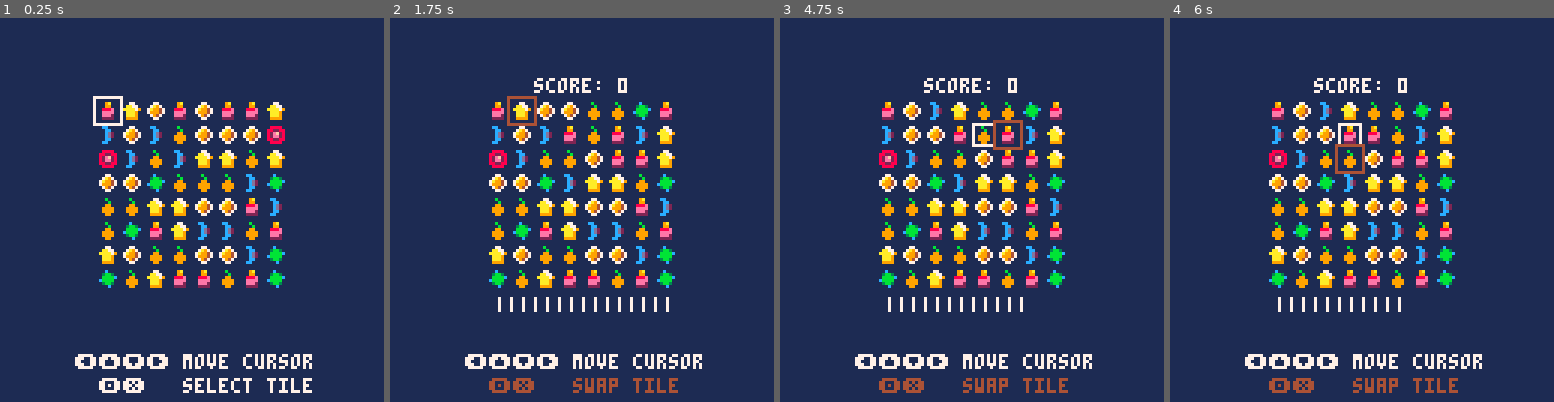
Above: before the commit, frames 1-4 (left to right).
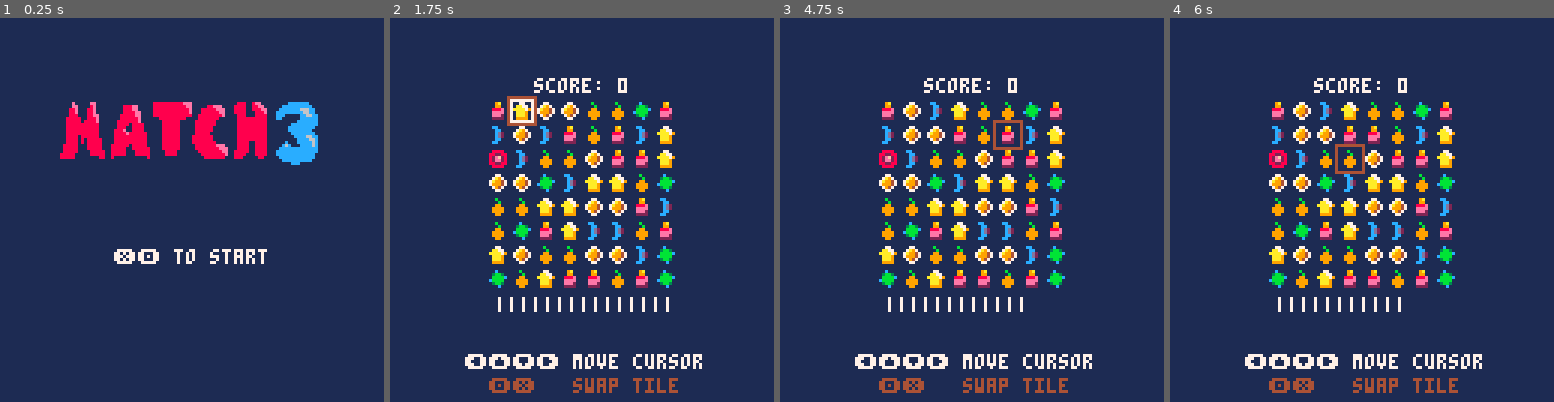
Above: after the commit, the same moments.

Repository: cbrwn/pico8carts
Game: PICO-8 cartridge match3.p8
Same seed, same stepped clock (60 frames per second), same inputs: the game is played once before the commit and once after it.
Inputs:
- Up to frame 1 (0.25 s): no input
- Up to frame 2 (1.75 s): tap X (X key) at 0.33, 1.07 s; tap O (Z key) at 0.7, 1.7 s; hold Right from 1.6 s (still down)
- Up to frame 3 (4.75 s): tap X (X key) at 1.85, 2.97, 4.08 s; release Right at 2.1 s; tap O (Z key) every 0.4 s from 2.1 to 4.5 s; hold Up 2.15-2.42 s; hold Right 2.47-3.03 s; hold Left 3.08-3.58 s; hold Down 3.63-3.97 s; hold Right 4.02-4.68 s; hold Up from 4.73 s (still down)
- Up to frame 4 (6 s): tap O (Z key) at 4.9, 5.3, 5.7 s; release Up at 5.03 s; hold Left 5.08-5.68 s; tap X (X key) at 5.2 s; hold Down from 5.73 s (still down)

The runs differ from the first frame. In frame 1, 15% of the frame differs, in the area x 15-83%, y 20-98%; in frame 2, 0.2%; in frame 3, 0.1%; in frame 4, 0.1%.

Commit message:
title screen and stuff

Diff:
--- a/match3.p8
+++ b/match3.p8
@@ -33,6 +33,10 @@
 			grid[i][j] = -1--1 + rnd(tiletypecount)
 		end
 	end
+
+	-- set to menu state
+	gamestate=0
+	tmr=0
 
 	-- reset game stuff
 	gamestarted=false
@@ -97,6 +101,21 @@
 end
 
 function _update()
+	if gamestate == 0 then
+		menuupdate()
+	elseif gamestate == 1 then
+		gameupdate()
+	elseif gamestate == 2 then
+		gameoverupdate()
+	end
+end
+
+function menuupdate()
+	tmr += 1
+	if(btnp(4) or btnp(5)) gamestate=1
+end
+
+function gameupdate()
 	if not gamestarted then
 		score=0
 	end
@@ -124,15 +143,8 @@
 	end
 
 	if movesleft <= 0 and not gameover then
-		gameover = true
-	end
-
-	if gameover then
-		-- restart game
-		if btnp(4) or btnp(5) then
-			_init()
-		end
-		return
+	 gamestate = 2
+	 return
 	end
 
 	-- selected cursor flasharoo
@@ -148,6 +160,91 @@
 		movecursorselected()
 	end
 	selectcursor()
+end
+
+function gameoverupdate()
+	-- restart game
+	if btnp(4) or btnp(5) then
+		_init()
+		gamestate = 1
+	end
+end
+
+function _draw()
+	if gamestate == 0 then
+		drawmenu()
+	elseif gamestate == 1 then
+		drawgame()
+	elseif gamestate == 2 then
+		drawgameover()
+	end
+end
+
+function drawmenu()
+	cls(1)
+	local toff = {x=23,y=20}
+	toff.x += sin(tmr * 0.006) * 10
+	toff.y += cos(tmr * 0.01) * 10
+	sspr(0, 9, 86, 21, toff.x, toff.y)
+
+	printcenter("❎🅾️ to start", 60, 82 + sin(tmr * 0.02) * 5, 7)
+end
+
+function drawgame()
+	cls(1)
+
+	if gameover then
+		drawgameover()
+		return
+	end
+
+	boardwidth=gridsizex*8
+	boardheight=gridsizey*8
+
+	-- draw grid
+	for y=1,gridsizey do
+		for x=1,gridsizex do
+			xpos = gxoffset + (64 - boardwidth/2) + (x-1)*8
+			ypos = gyoffset + (64 - boardheight/2) + (y-1)*8
+			spr(grid[y][x], xpos, ypos)
+			-- draw cursor
+			cursorcolor = 7
+			if cselectx != -1 then
+				cursorcolor = 4
+			end
+			if x == cursorx and y == cursory then
+				rect(xpos-1, ypos-1, xpos + 8, ypos+8, cursorcolor)
+			end
+
+			-- show selected tile
+			if x==cselectx and y==cselecty and cflash > cflashlength/2 then
+				rect(xpos, ypos, xpos+7, ypos+7, 7)
+			end
+		end
+	end
+
+	-- score and stuff
+	if gamestarted then
+		scorestring = "score: " .. score
+		print(scorestring, gxoffset + 64 - (#scorestring / 2) * 4, gyoffset + 25, 7)
+		movestring = ""
+		for i=1,movesleft do
+			movestring = movestring .. "|"
+		end
+		print(movestring, gxoffset + 35, gyoffset + 98, 7)
+	end
+
+	-- controls
+	movestring = "⬅️⬆️⬇️➡️ move cursor"
+	mxpos = 64 - 39
+	selectstring = "  🅾️❎   select tile"
+	selectcolor = 7
+	if cselectx > -1 then
+		selectstring = "  🅾️❎   swap tile"
+		selectcolor=4
+	end
+	print("⬅️⬆️⬇️➡️ move cursor", mxpos, 112, 7)
+	print(selectstring, mxpos, 120, selectcolor)
 end
 
 function drawgameover()
@@ -163,63 +260,6 @@
 	end
 	printcenter(judgement, 64, 40, 7)
 	printcenter("press ❎/🅾️ to restart", 60, 100, 7)
-end
-
-function _draw()
-	cls(1)
-
-	if gameover then
-		drawgameover()
-		return
-	end
-
-	boardwidth=gridsizex*8
-	boardheight=gridsizey*8
-
-	-- draw grid
-	for y=1,gridsizey do
-		for x=1,gridsizex do
-			xpos = gxoffset + (64 - boardwidth/2) + (x-1)*8
-			ypos = gyoffset + (64 - boardheight/2) + (y-1)*8
-			spr(grid[y][x], xpos, ypos)
-			-- draw cursor
-			cursorcolor = 7
-			if cselectx != -1 then
-				cursorcolor = 4
-			end
-			if x == cursorx and y == cursory then
-				rect(xpos-1, ypos-1, xpos + 8, ypos+8, cursorcolor)
-			end
-
-			-- show selected tile
-			if x==cselectx and y==cselecty and cflash > cflashlength/2 then
-				rect(xpos, ypos, xpos+7, ypos+7, 7)
-			end
-		end
-	end
-
-	-- score and stuff
-	if gamestarted then
-		scorestring = "score: " .. score
-		print(scorestring, gxoffset + 64 - (#scorestring / 2) * 4, gyoffset + 25, 7)
-		movestring = ""
-		for i=1,movesleft do
-			movestring = movestring .. "|"
-		end
-		print(movestring, gxoffset + 35, gyoffset + 98, 7)
-	end
-
-	-- controls
-	movestring = "⬅️⬆️⬇️➡️ move cursor"
-	mxpos = 64 - 39
-	selectstring = "  🅾️❎   select tile"
-	selectcolor = 7
-	if cselectx > -1 then
-		selectstring = "  🅾️❎   swap tile"
-		selectcolor=4
-	end
-	print("⬅️⬆️⬇️➡️ move cursor", mxpos, 112, 7)
-	print(selectstring, mxpos, 120, selectcolor)
 end
 
 function printcenter(s,x,y,c)
Not shown, changed: 21 lines of the sprite sheet (__gfx__) section of match3.p8
